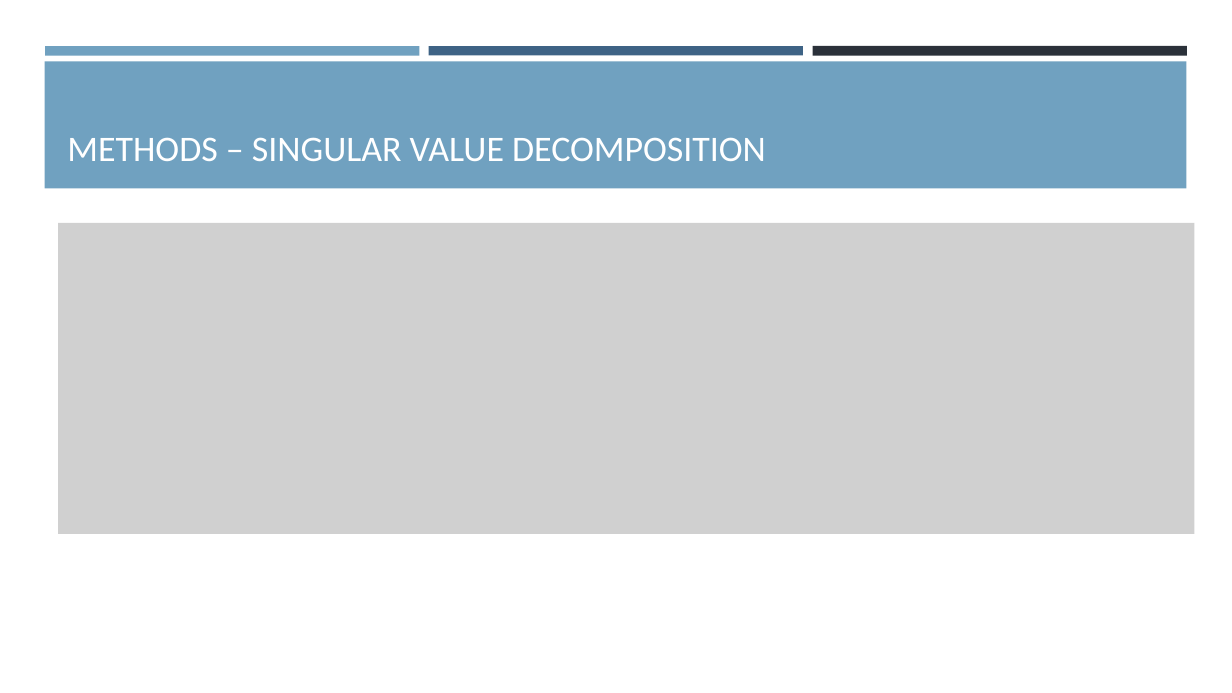
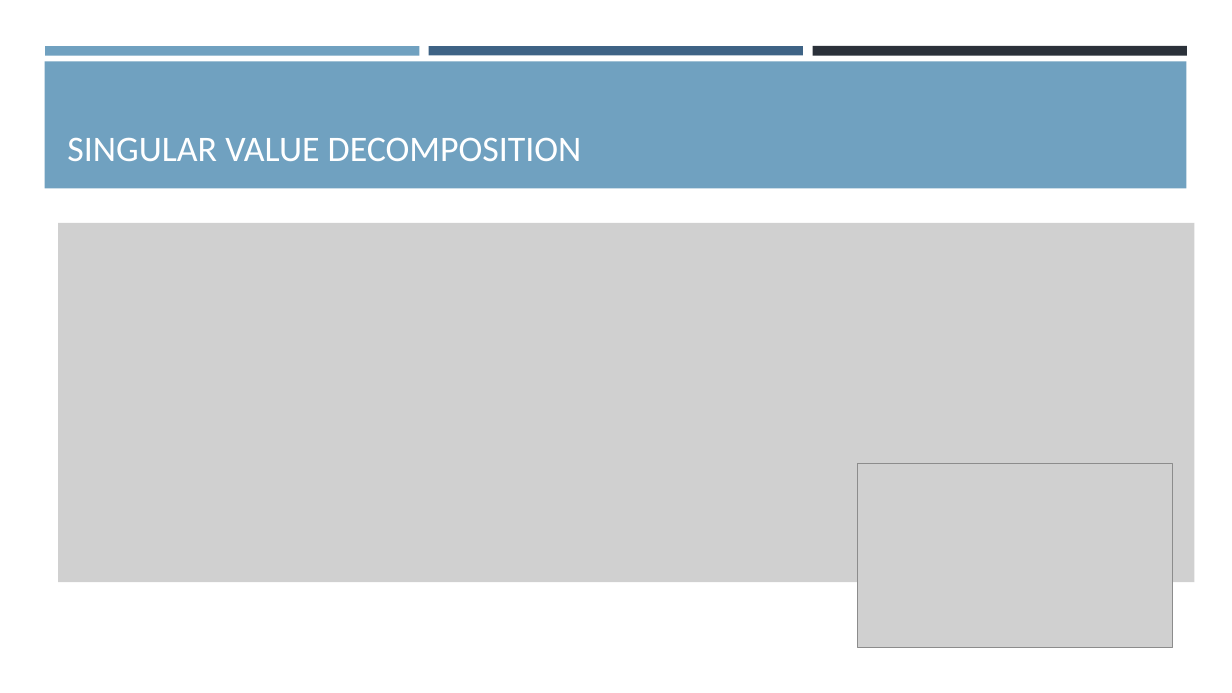
Before and after one commit to justinrnichols/Digit_Recognition, a slide deck: slide 6 of Reports/SVDPowerpoint.pptx. Drawn at 1232x693 pixels with LibreOffice and Linux fonts; fonts in the diff are those of the drawing; grey boxes stand for pictures. Boxes give left, top, right and bottom in pixels: in the first picture for what was removed or moved away, otherwise in the second. Text is boxed around its words. In the diff, an @@ line names an element or a change of style, - is before the commit and + after.

```diff
--- a/Reports/SVDPowerpoint.pptx
+++ b/Reports/SVDPowerpoint.pptx
@@ title at (x1=67, y1=137, x2=582, y2=161): text changed @@
-METHODS – SINGULAR VALUE DECOMPOSITION
+SINGULAR VALUE DECOMPOSITION
@@ picture resized from (x1=58, y1=223, x2=1195, y2=534) to (x1=58, y1=223, x2=1195, y2=582) @@
@@ picture added at (x1=858, y1=464, x2=1173, y2=648) @@
```
Also in this commit, not shown: 15 other slides changed, 2 slides added, 1 other file.
